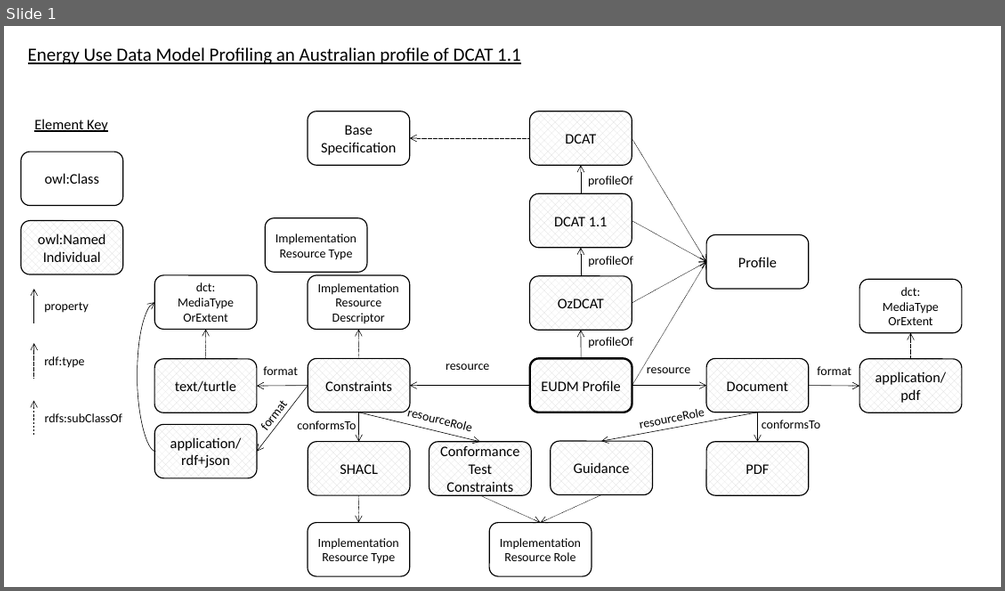
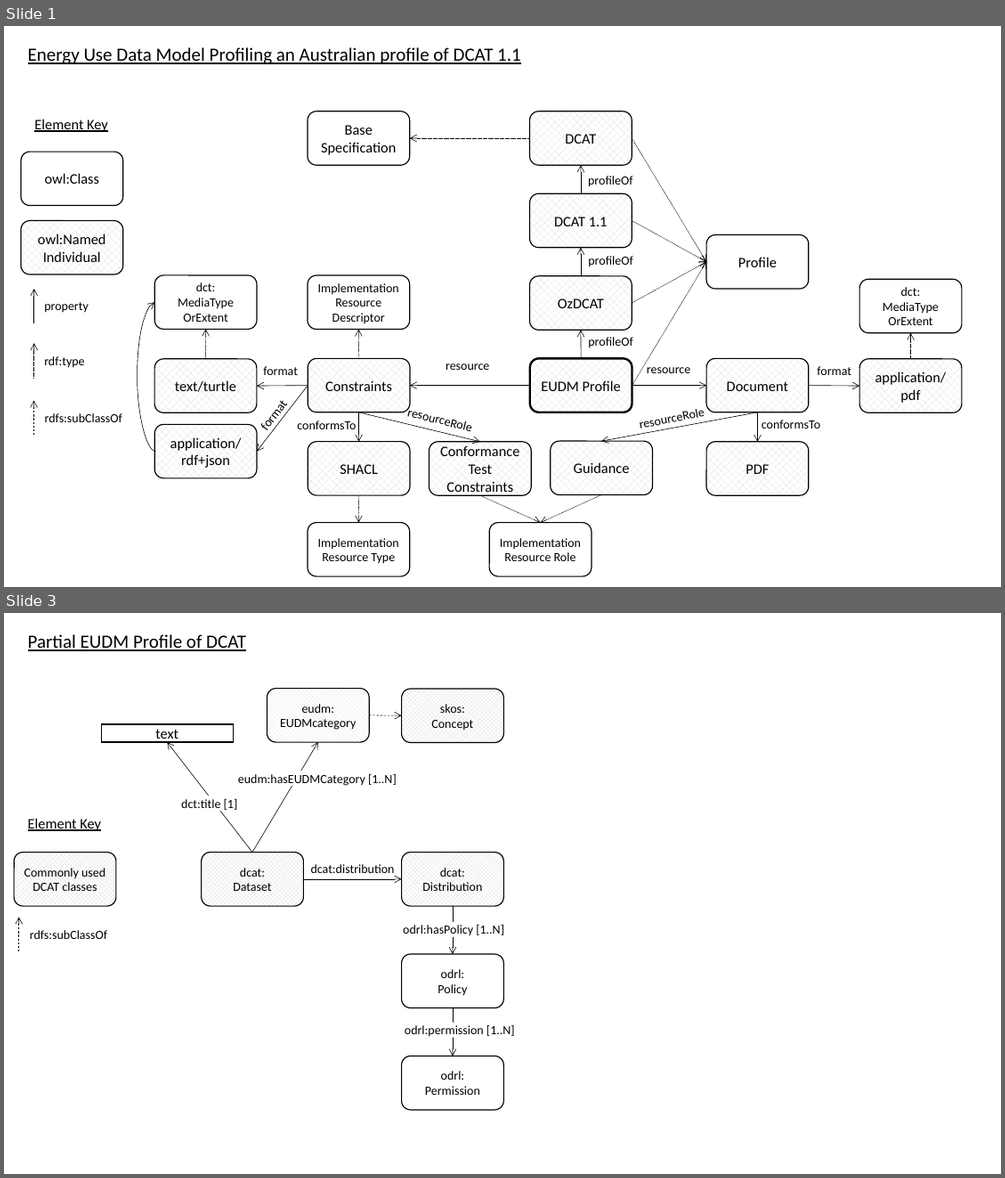
Before and after one commit to CSIRO-enviro-informatics/eudm-dataset, a slide deck: diagrams.pptx. Shown one above the other, each under a label of ours: slide 1 before the commit, slides 1 and 3 after it; the slides between them are not shown. The pictures are 1005x591 and 1005x1178 pixels, drawn with LibreOffice and Linux fonts; fonts in the diff are those of the drawing. Boxes give left, top, right and bottom in pixels: in the first picture for what was removed or moved away, otherwise in the second. Text is boxed around its words. In the diff, an @@ line names an element or a change of style, - is before the commit and + after.

Commit message:
DCAT and profile diagrams

```diff
--- a/diagrams.pptx
+++ b/diagrams.pptx
@@ slide 3 added at [4,613,1001,1174], background #FFFFFF @@
@@ text added at [28,634,246,651], 18 pt, text #000000, underline @@
+Partial EUDM Profile of DCAT
@@ rounded rectangle added at [267,689,370,742], fill pattern #D9D9D9 on #FFFFFF, outline #000000 1 pt, 12 pt, text #000000 @@
+eudm:
+EUDMcategory
@@ rounded rectangle added at [402,689,504,742], fill pattern #D9D9D9 on #FFFFFF, outline #000000 1 pt, 12 pt, text #000000 @@
+skos:
+Concept
@@ arrow added from (369, 715) to (402, 715), #000000 0.5 pt dashed @@
@@ rectangle added at [101,724,233,742], fill #FFFFFF, outline #000000 1 pt, 14 pt, text #000000 @@
+text
@@ arrow added from (252, 852) to (167, 742), #000000 0.5 pt @@
@@ arrow added from (252, 852) to (318, 742), #000000 0.5 pt @@
@@ rectangle added at [238,771,398,786], fill #FFFFFF, 12 pt, text #000000 @@
+eudm:hasEUDMCategory [1..N]
@@ rectangle added at [181,795,238,811], fill #FFFFFF, 12 pt, text #000000 @@
+dct:title [1]
@@ text added at [28,818,101,831], 14 pt, text #000000, underline @@
+Element Key
@@ rounded rectangle added at [14,852,116,906], fill pattern #D9D9D9 on #FFFFFF, outline #000000 1 pt, 12 pt, text #000000 @@
+Commonly used DCAT classes
@@ rounded rectangle added at [202,852,304,906], fill pattern #D9D9D9 on #FFFFFF, outline #000000 1 pt, 12 pt, text #000000 @@
+dcat:
+Dataset
@@ rounded rectangle added at [402,852,504,906], fill pattern #D9D9D9 on #FFFFFF, outline #000000 1 pt, 12 pt, text #000000 @@
+dcat:
+Distribution
@@ arrow added from (303, 879) to (402, 879), #000000 0.5 pt @@
@@ text added at [311,864,395,876], 12 pt, text #000000 @@
+dcat:distribution
@@ arrow added from (453, 906) to (453, 954), #000000 0.5 pt @@
@@ arrow added from (19, 952) to (19, 917), #000000 0.5 pt dashed @@
@@ text added at [30,930,107,939], 12 pt, text #000000 @@
+rdfs:subClassOf
@@ text added at [403,925,504,938], 12 pt, text #000000 @@
+odrl:hasPolicy [1..N]
@@ rounded rectangle added at [402,954,504,1008], outline #000000 1 pt, 12 pt, text #000000 @@
+odrl:
+Policy
@@ arrow added from (453, 1008) to (453, 1055), #000000 0.5 pt @@
@@ rectangle added at [404,1022,517,1037], fill #FFFFFF, 12 pt, text #000000 @@
+odrl:permission [1..N]
@@ rounded rectangle added at [402,1055,504,1110], outline #000000 1 pt, 12 pt, text #000000 @@
+odrl:
+Permission
@@ slide 1 changed as well @@
@@ rounded rectangle removed at [265,218,367,272] @@
-Implementation Resource Type
```
Also in this commit, not shown: 2 other slides added, 6 other files.
